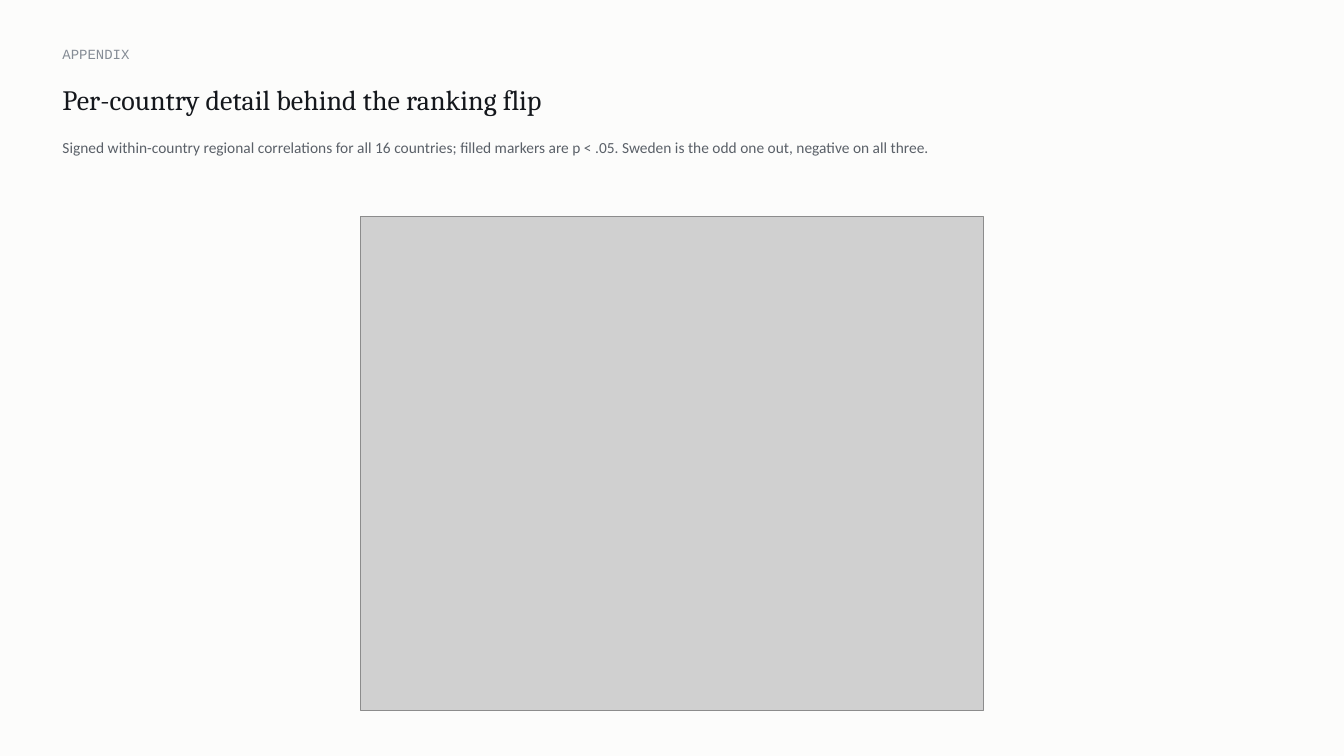
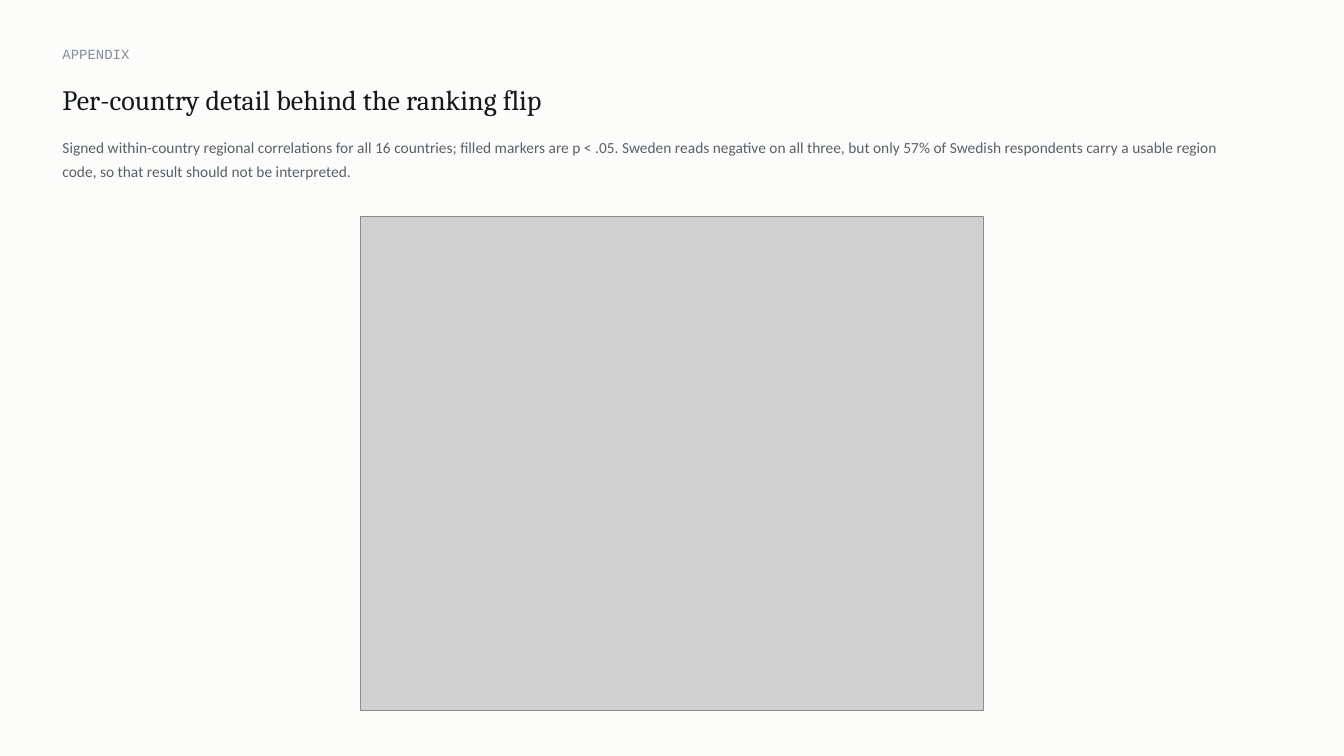
Before and after one commit to cwejnert/HDI-Happiness, a slide deck: slide 41 of deck/The_Education_Exception.pptx. Drawn at 1344x756 pixels with LibreOffice and Linux fonts; fonts in the diff are those of the drawing; grey boxes stand for pictures. Boxes give left, top, right and bottom in pixels: in the first picture for what was removed or moved away, otherwise in the second. Text is boxed around its words. In the diff, an @@ line names an element or a change of style, - is before the commit and + after.

```diff
--- a/deck/The_Education_Exception.pptx
+++ b/deck/The_Education_Exception.pptx
@@ text at [62,142,1217,180]: text changed @@
-Signed within-country regional correlations for all 16 countries; filled markers are p < .05. Sweden is the odd one out, negative on all three.
+Signed within-country regional correlations for all 16 countries; filled markers are p < .05. Sweden reads negative on all three, but only 57% of Swedish respondents carry a usable region code, so that result should not be interpreted.
```
Also in this commit, not shown: 2 other slides changed, 9 other files.
